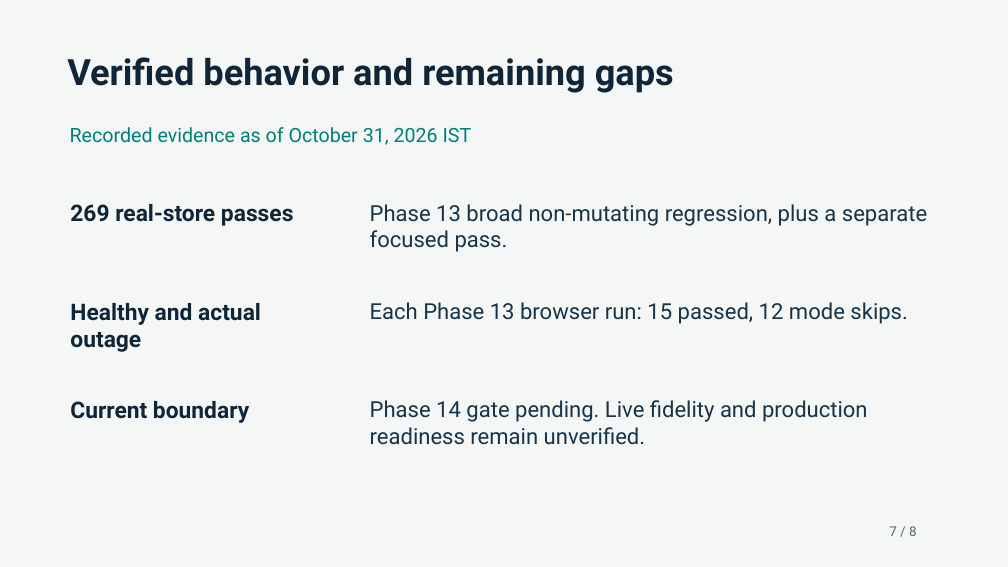
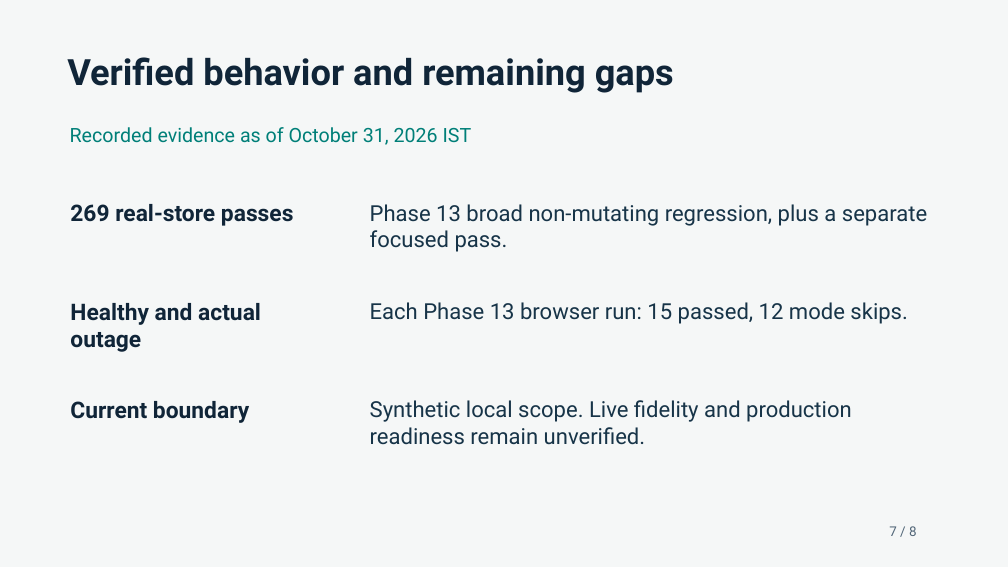
Before and after one commit to garv2412/AdVergent, a slide deck: slide 7 of docs/submission/AdVergent-pitch-deck.pptx. Drawn at 1008x567 pixels with LibreOffice and Linux fonts; fonts in the diff are those of the drawing. Boxes give left, top, right and bottom in pixels: in the first picture for what was removed or moved away, otherwise in the second. Text is boxed around its words. In the diff, an @@ line names an element or a change of style, - is before the commit and + after.

```diff
--- a/docs/submission/AdVergent-pitch-deck.pptx
+++ b/docs/submission/AdVergent-pitch-deck.pptx
@@ text at (x1=370, y1=400, x2=852, y2=445): text changed @@
-Phase 14 gate pending. Live fidelity and production readiness remain unverified.
+Synthetic local scope. Live fidelity and production readiness remain unverified.
```
Also in this commit, not shown: 8 other files.
